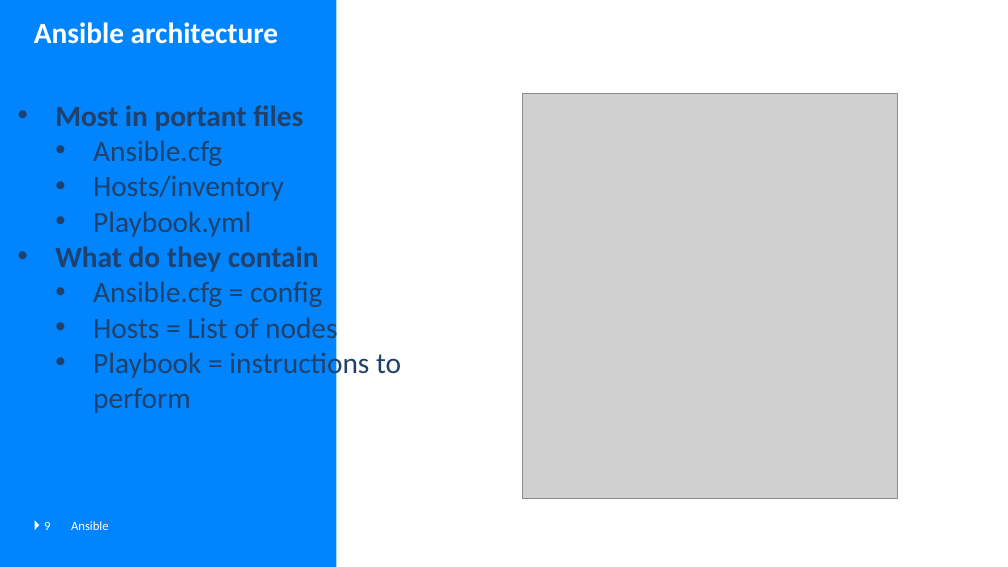
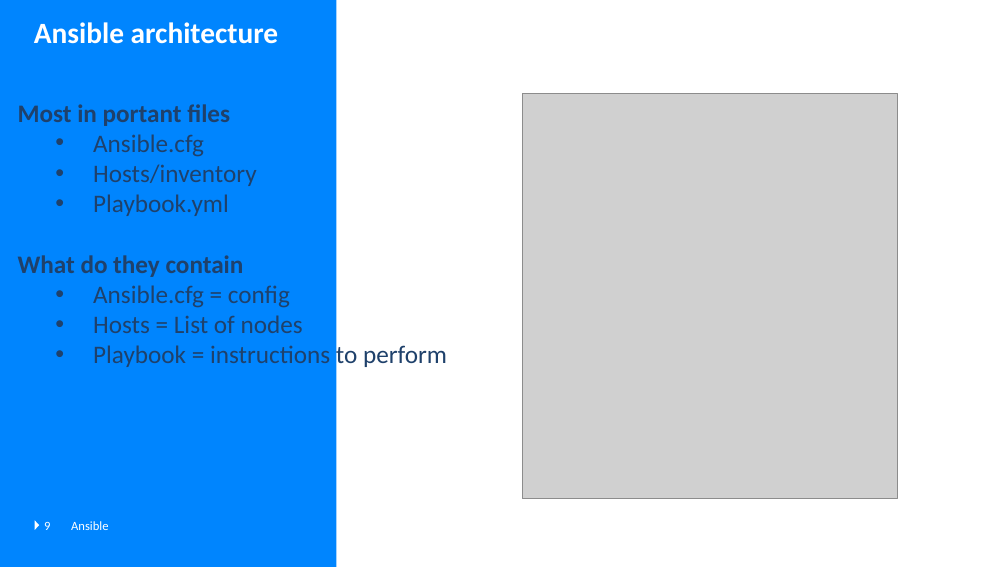
Before and after one commit to GerritVanMol/Ansible_Introduction-21_22, a slide deck: slide 9 of Documents/Ansible_BasicsAndHowToGetStarted.pptx. Drawn at 1008x567 pixels with LibreOffice and Linux fonts; fonts in the diff are those of the drawing; grey boxes stand for pictures; background and template pictures are left out. Boxes give left, top, right and bottom in pixels: in the first picture for what was removed or moved away, otherwise in the second. Text is boxed around its words. In the diff, an @@ line names an element or a change of style, - is before the commit and + after.

Commit message:
add log file for ansible demo and update ppt

```diff
--- a/Documents/Ansible_BasicsAndHowToGetStarted.pptx
+++ b/Documents/Ansible_BasicsAndHowToGetStarted.pptx
@@ text "Most in portant files" at bbox=[18, 104, 447, 370]: size 28 to 24 pt; bullet • to none @@
```
Also in this commit, not shown: 3 other slides changed, 4 slides added, 1 other file.
